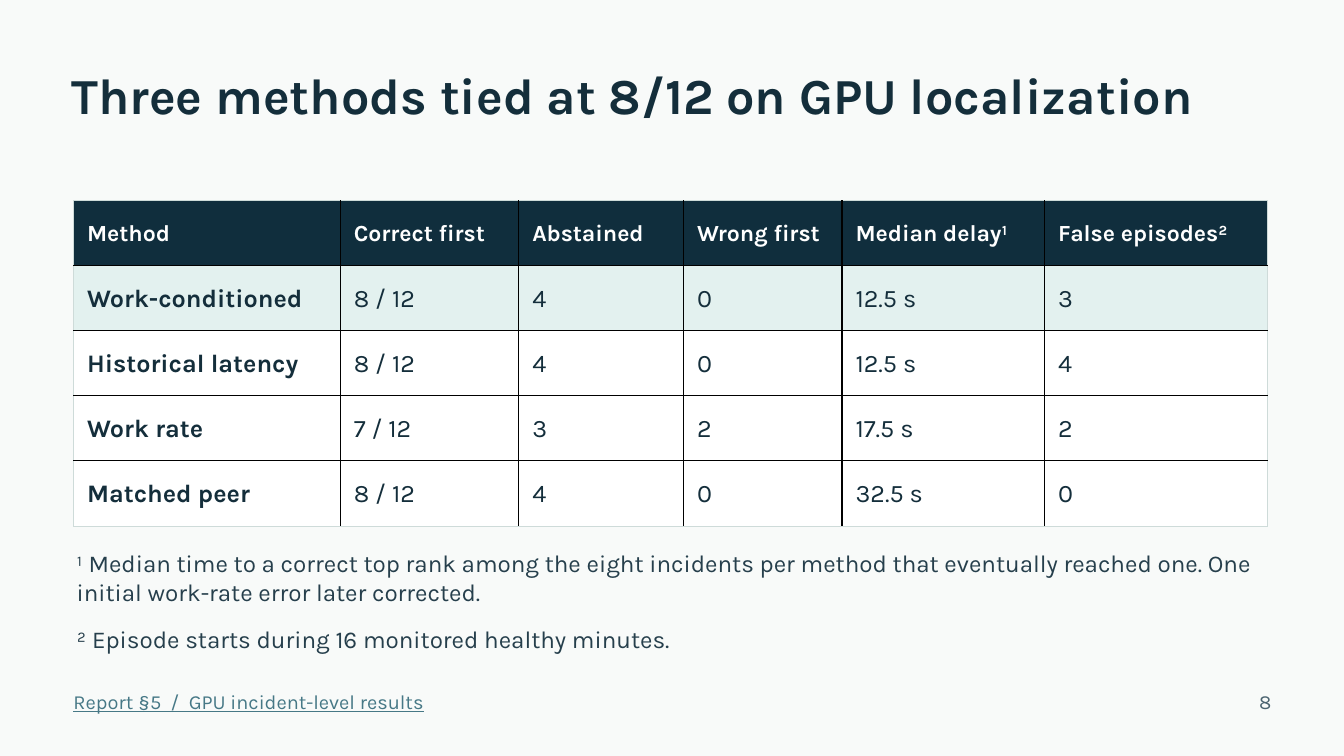
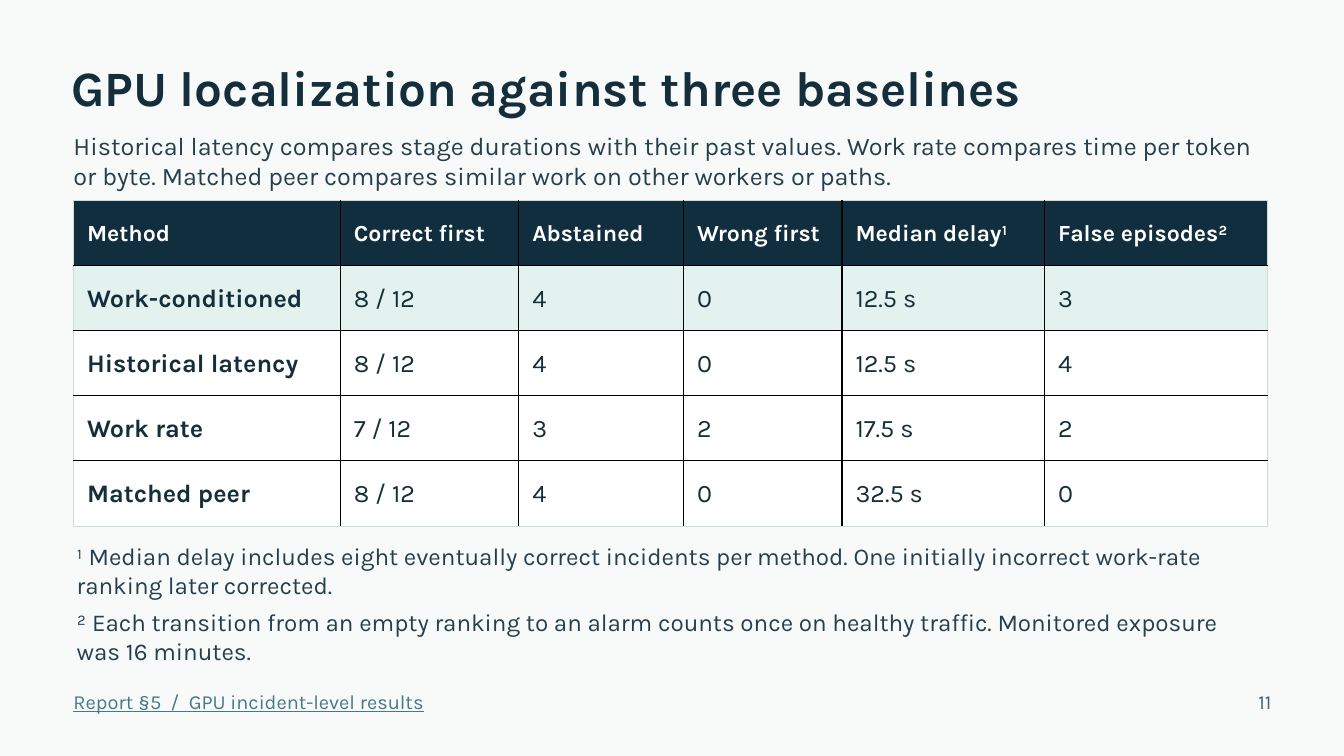
Before and after one commit to sid15022/DAT-CS5903, a slide deck: slide 11 of docs/Final_Project_Presentation.pptx (slide 8 before the commit). Drawn at 1344x756 pixels with LibreOffice and Linux fonts; fonts in the diff are those of the drawing. Boxes give left, top, right and bottom in pixels: in the first picture for what was removed or moved away, otherwise in the second. Text is boxed around its words. In the diff, an @@ line names an element or a change of style, - is before the commit and + after.

```diff
--- a/docs/Final_Project_Presentation.pptx
+++ b/docs/Final_Project_Presentation.pptx
@@ text at [71,71,1021,118]: text changed; size 36 to 35.2 pt @@
-Three methods tied at 8/12 on GPU localization
+GPU localization against three baselines
@@ text added at [73,137,1251,191], 18 pt, text #263F4C @@
+Historical latency compares stage durations with their past values. Work rate compares time per token or byte. Matched peer compares similar work on other workers or paths.
@@ text at [77,548,1201,600]: text changed @@
-¹ Median time to a correct top rank among the eight incidents per method that eventually reached one. One initial work-rate error later corrected.
+¹ Median delay includes eight eventually correct incidents per method. One initially incorrect work-rate ranking later corrected.
@@ text at [77,614,1217,661]: text changed @@
-² Episode starts during 16 monitored healthy minutes.
+² Each transition from an empty ranking to an alarm counts once on healthy traffic. Monitored exposure was 16 minutes.
@@ text at [1258,696,1271,709]: text changed @@
-8
+11
```
Also in this commit, not shown: 11 other slides changed, 3 slides added.
